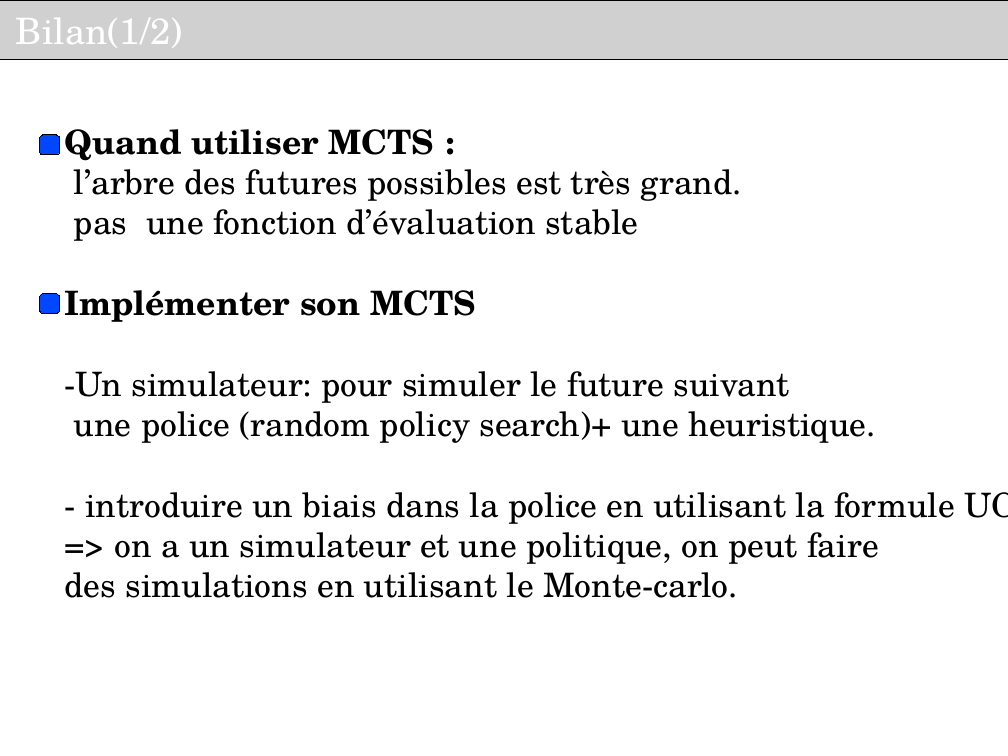
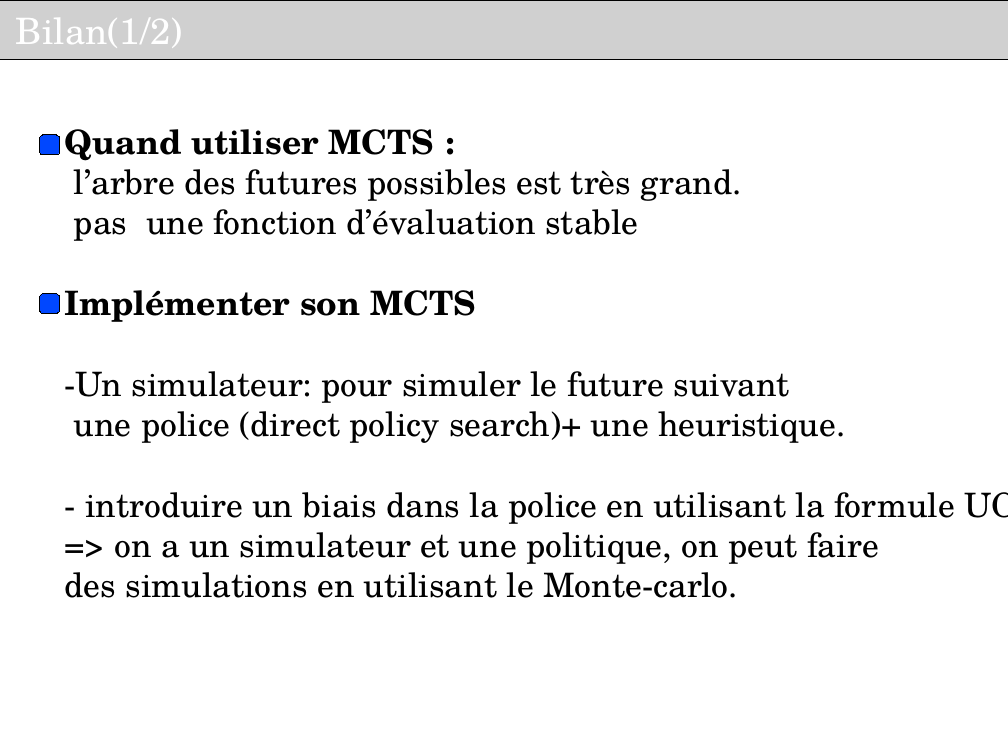
Before and after one commit to haspeleo/Android-Dev, a slide deck: slide 14 of MCTS/Soutenance_INRIA_V2.odp. Drawn at 1008x756 pixels with LibreOffice and Linux fonts; fonts in the diff are those of the drawing; grey boxes stand for pictures; background and template pictures are left out. Boxes give left, top, right and bottom in pixels: in the first picture for what was removed or moved away, otherwise in the second. Text is boxed around its words. In the diff, an @@ line names an element or a change of style, - is before the commit and + after.

```diff
--- a/MCTS/Soutenance_INRIA_V2.odp
+++ b/MCTS/Soutenance_INRIA_V2.odp
@@ text at (74, 402, 845, 443): text changed @@
-une police (random policy search)+ une heuristique.
+une police (direct policy search)+ une heuristique.
```
Also in this commit, not shown: 3 other slides changed, 27 other files.
